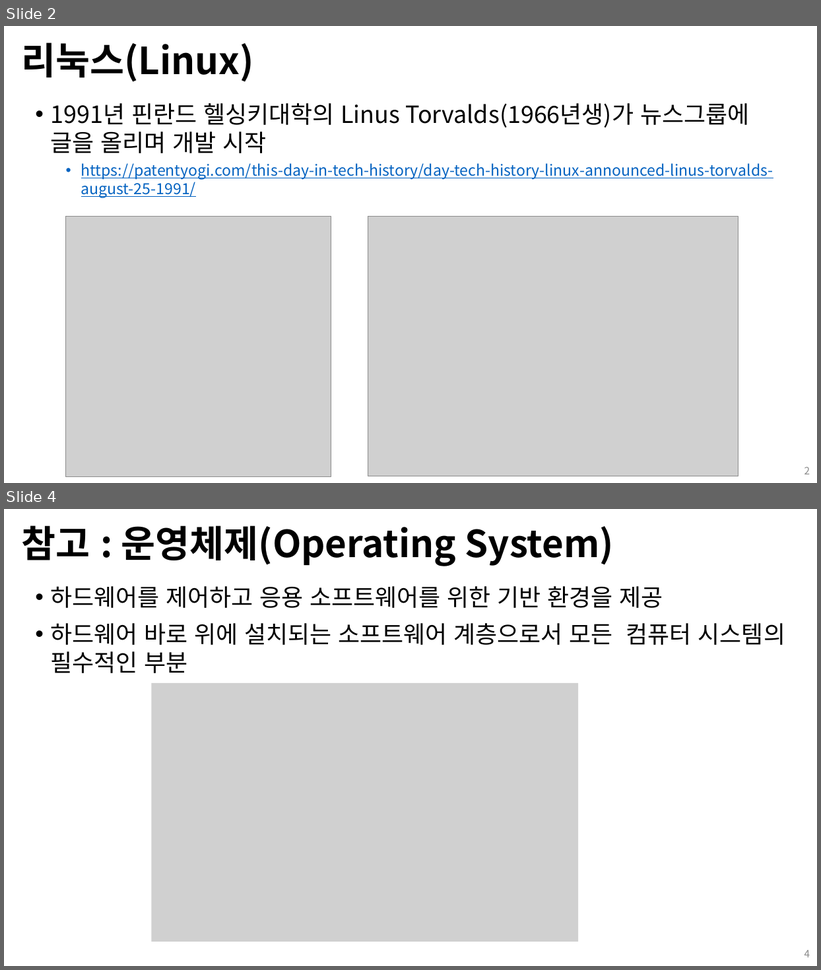
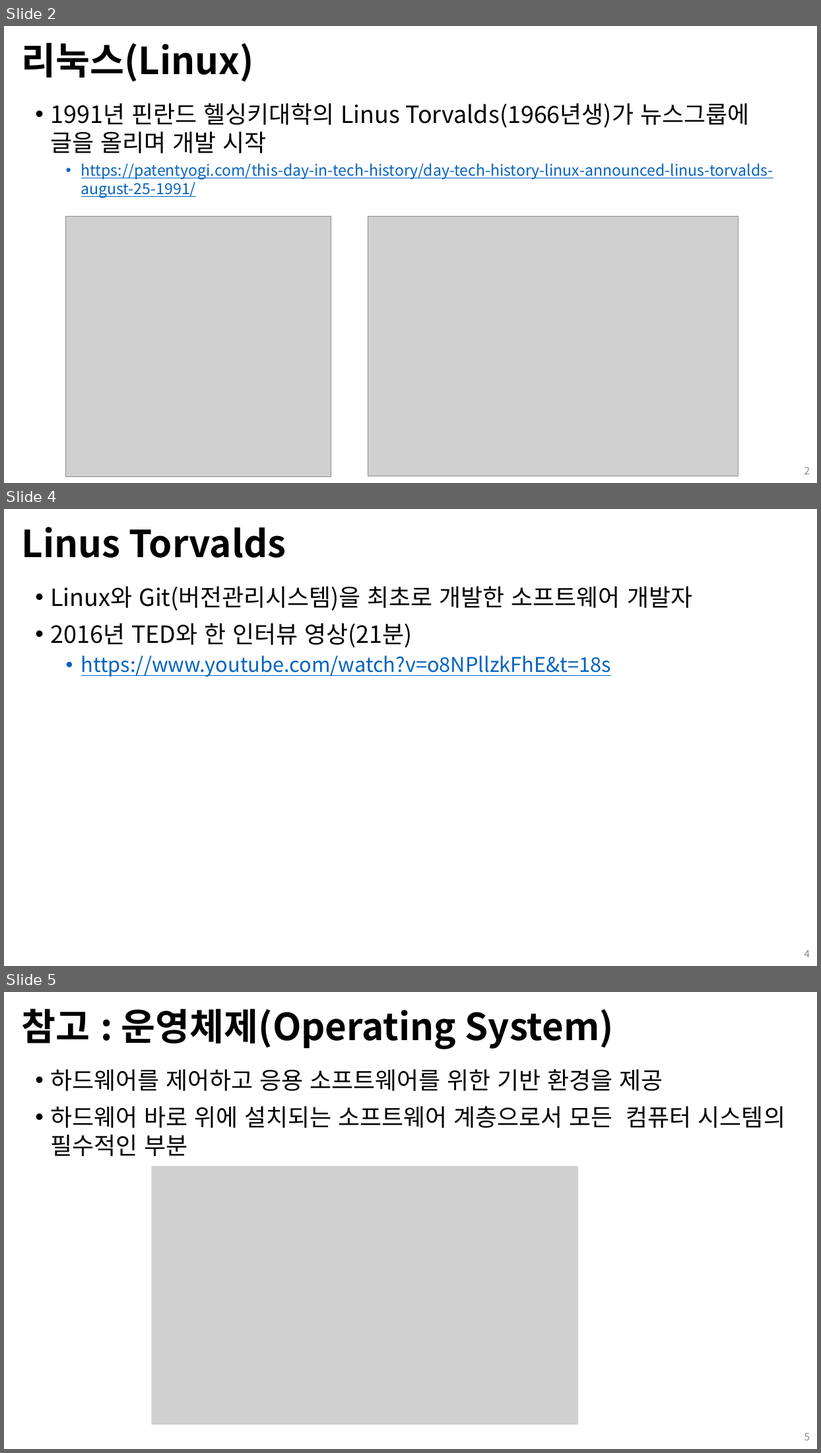
Before and after one commit to Open-Source-Programming/OpenSource-Lec, a slide deck: 01-linux.pptx. Shown one above the other, each under a label of ours: slides 2 and 4 before the commit, slides 2, 4 and 5 after it; the slides between them are not shown. The pictures are 821x970 and 821x1453 pixels, drawn with LibreOffice and Linux fonts; fonts in the diff are those of the drawing; grey boxes stand for pictures. Boxes give left, top, right and bottom in pixels: in the first picture for what was removed or moved away, otherwise in the second. Text is boxed around its words. In the diff, an @@ line names an element or a change of style, - is before the commit and + after.

```diff
--- a/01-linux.pptx
+++ b/01-linux.pptx
@@ slide 4 added at box(4, 509, 817, 966), background #FFFFFF @@
@@ title added at box(22, 527, 286, 558), 44 pt, text #000000, bold @@
+Linus Torvalds
@@ text added at box(50, 586, 692, 677), 28 pt, text #000000 @@
+• Linux와 Git(버전관리시스템)을 최초로 개발한 소프트웨어 개발자
+• 2016년 TED와 한 인터뷰 영상(21분)
+  • https://www.youtube.com/watch?v=o8NPllzkFhE&t=18s
@@ page number added at box(805, 951, 811, 958), 12 pt, text #8C8C8C @@
+4
@@ what was slide 4 is now slide 5 @@
@@ page number at box(805, 1434, 811, 1441): text changed @@
-4
+5
```
Also in this commit, not shown: 10 slides changed.
